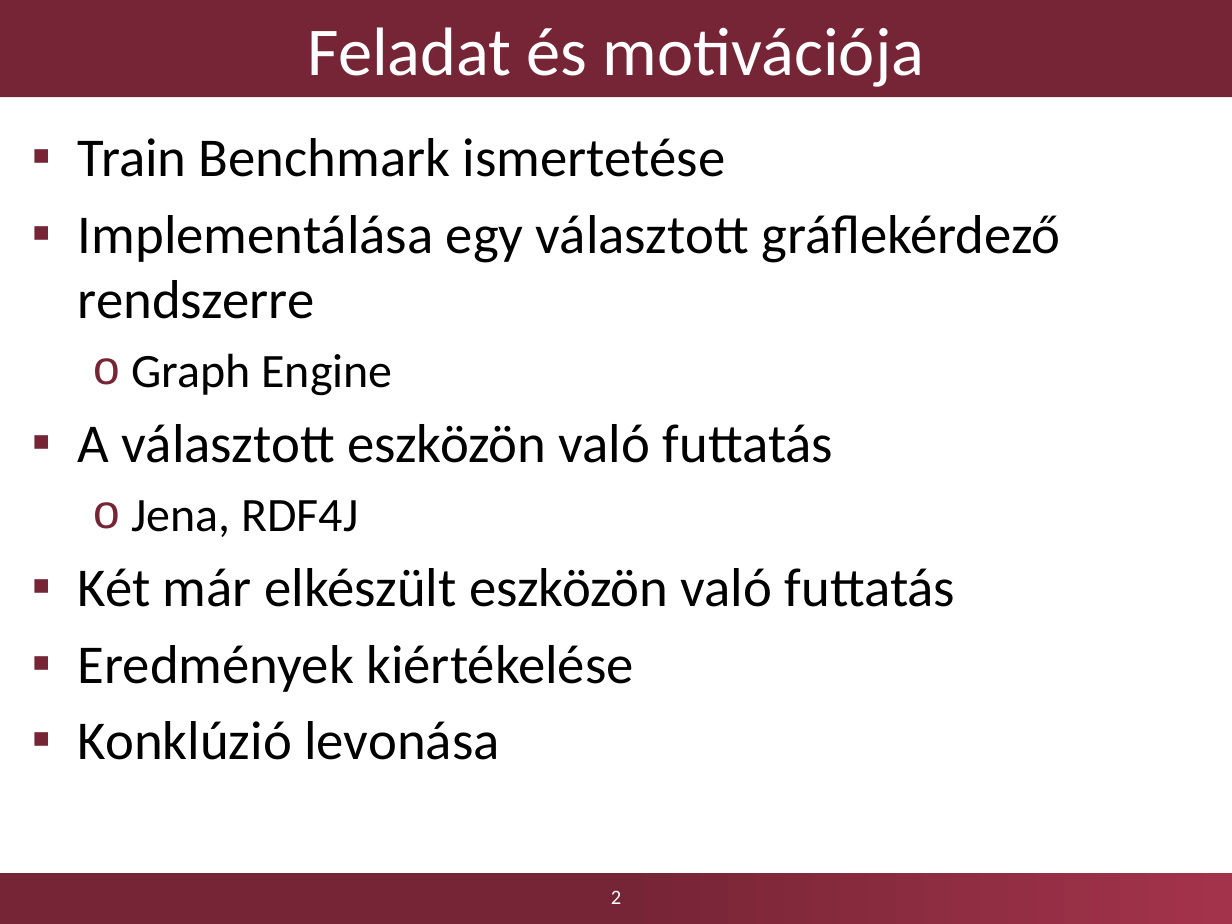
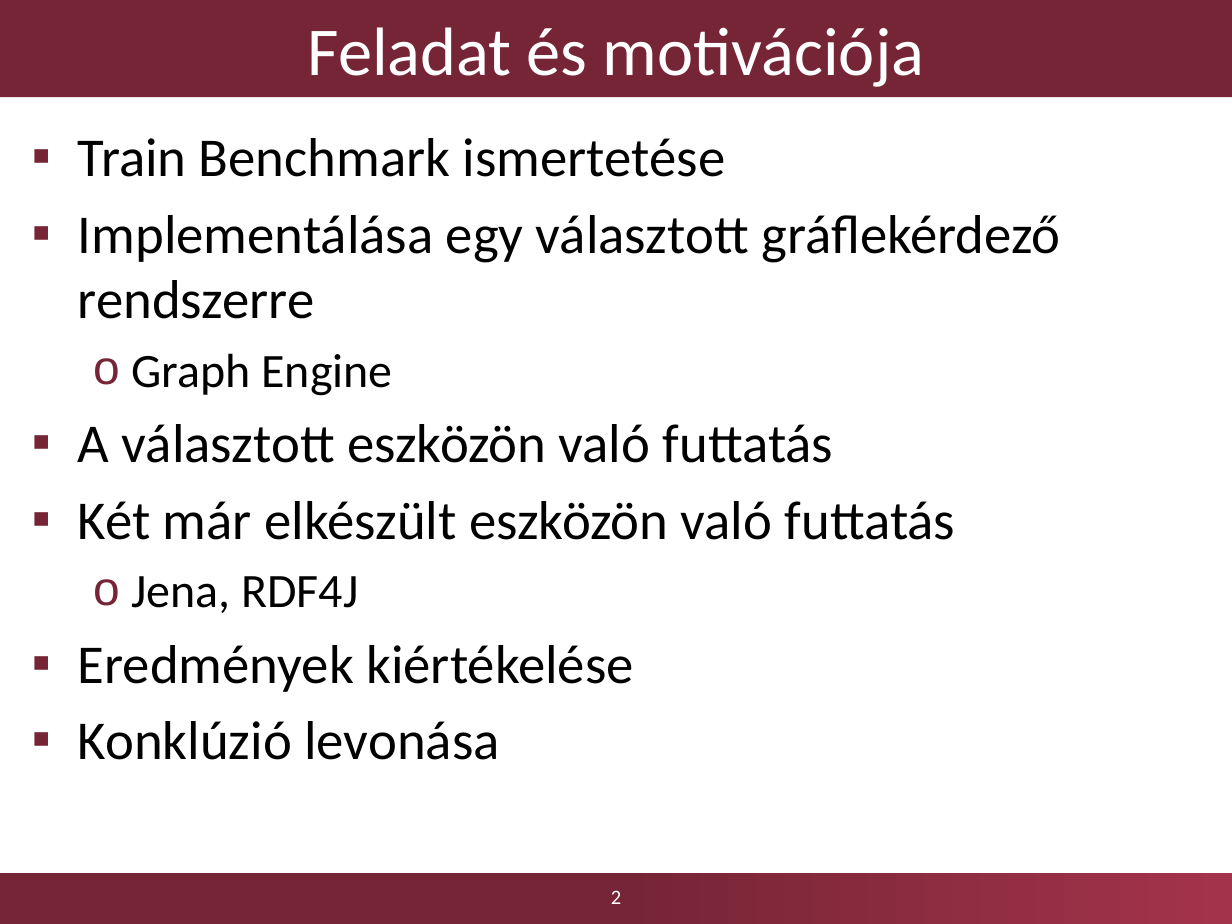
Before and after one commit to Kreestof/szakdolgozat-presentation, a slide deck: slide 2 of Dobosy_Kristof_szakdolgozat_2017_GraphEngine_0.pptx. Drawn at 1232x924 pixels with LibreOffice and Linux fonts; fonts in the diff are those of the drawing; background and template pictures are left out. Boxes give left, top, right and bottom in pixels: in the first picture for what was removed or moved away, otherwise in the second. Text is boxed around its words. In the diff, an @@ line names an element or a change of style, - is before the commit and + after.

```diff
--- a/Dobosy_Kristof_szakdolgozat_2017_GraphEngine_0.pptx
+++ b/Dobosy_Kristof_szakdolgozat_2017_GraphEngine_0.pptx
@@ text at bbox=[78, 501, 956, 540]: paragraph added @@
+▪ Két már elkészült eszközön való futtatás
@@ text at bbox=[78, 568, 956, 607]: paragraph removed @@
-▪ Két már elkészült eszközön való futtatás
```
Also in this commit, not shown: 5 other slides changed, 5 slides added, 1 slide removed.
